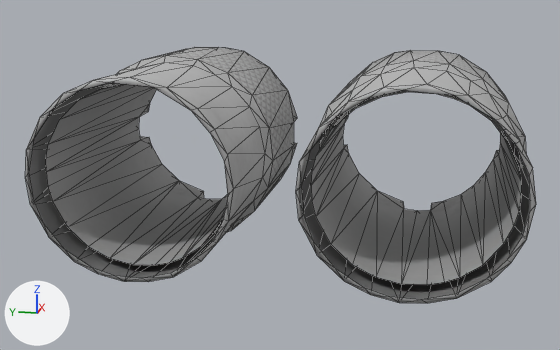
Two versions of the FBX model HFO/Contents/mods/HFO/media/models_X/weapons/parts/ChokeFull.fbx, one commit apart.
Both versions are drawn from a camera (50 mm lens) standing at (-0.000445, -0.000084, 0.000152) and looking at (0.00001, 0.000007, 0.000038). The axes (+X, +Y, +Z) are drawn at lower left. The lights are the same throughout. Mesh edges are drawn as thin lines. Where no turn or scale is listed for an object, it has been applied to the vertices.

Script lines for the objects in view, before the commit:
```python
me_chokefull = bpy.data.meshes.new('ChokeFull')
me_chokefull.from_pydata(...)  # 378 vertices, 660 faces; spans x -0.000071..0.000101, y -0.000138..0.000137, z -0.00001..0.00011
me_chokefull.materials.append(mat_chokefull)  # picture img_chokefull_png
ob_chokefull = bpy.data.objects.new('ChokeFull', me_chokefull)
ob_chokefull.location = (0.0, 0.0, 0.0)
```
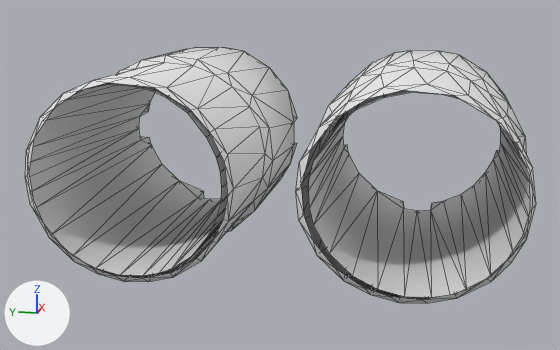
Changed parts and their boxes (x1, y1, x2, y2) in the pictures (560 x 350 px; the box of a moved part takes in the faces that stretch with it):
```json
{"part": 1, "of": "me_chokefull", "change": "moved or reshaped", "before": [311, 90, 521, 285], "after": [308, 90, 533, 297]}
{"part": 2, "of": "me_chokefull", "change": "moved or reshaped", "before": [46, 84, 228, 265], "after": [28, 83, 228, 276]}
{"part": 3, "of": "me_chokefull", "change": "recoloured", "before": [25, 47, 536, 303], "after": [25, 47, 536, 303], "on screen": "grey to white"}
```

The change, as JSON lines over the scene's bpy script:
```json
{"block": "me_chokefull", "where": "me_chokefull.from_pydata(...)  # 378 vertices, 660 faces; spans x -0.000071..0.000101, y -0.000138..0.000137, z -0.00001..0.00011"}
{"block": "me_chokefull", "where": "# used by ob_chokefull; location = (0.0, 0.0, 0.0)"}
{"block": "me_chokefull", "change": "me_chokefull part 1: all 28 vertices in x -0.000058, y -0.000128..-0.000023, z -0.000001..0.000101 are scaled about their middle by 1.03, then moved by (-0.000013, -0.000002, 0.0)"}
{"block": "me_chokefull", "change": "me_chokefull part 2: all 28 vertices in x -0.000058, y 0.000022..0.000127, z -0.000001..0.000101 are scaled about their middle by 1.03, then moved by (-0.000013, 0.000002, 0.0)"}
{"block": "me_chokefull", "change": "me_chokefull part 3: 558 faces spanning x -0.000071..0.000101, y -0.000138..0.000137, z -0.00001..0.00011 switch from mat_chokefull (picture img_chokefull_png) to no material"}
```
